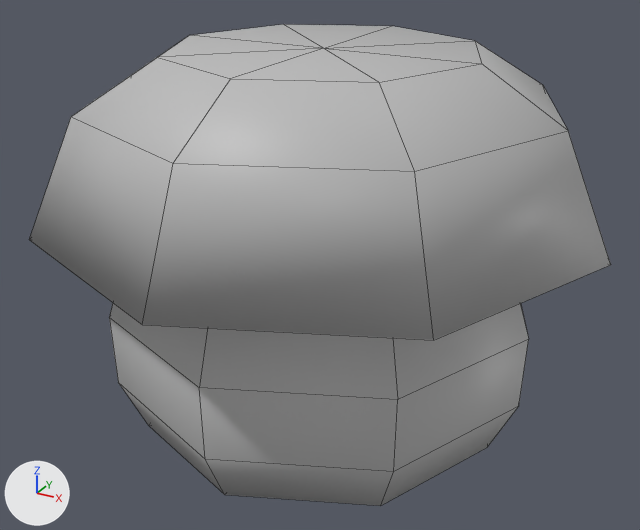
Two versions of the FBX model Assets/Art/Environment/Flora/Models/BouncyMushroom.fbx, one commit apart.
Rendered twice from a 50 mm lens placed at (0.01105, -0.02028, 0.01452), pointed at (0.0001, -0.00037, 0.00456). The lights are fixed; the arrows at lower left show +X, +Y and +Z. Mesh edges are drawn as thin lines. Where no turn or scale is listed for an object, it has been applied to the vertices.

Objects in the first picture: 'group3_pCylinder1'.
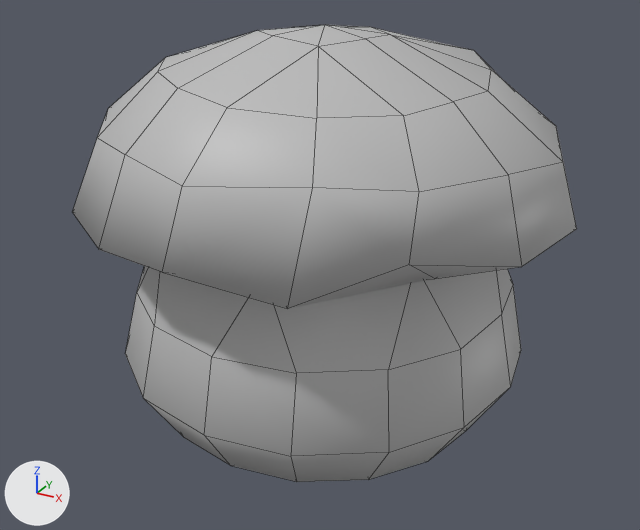
What differs and where, as boxes [x1, y1, x2, y2] in the pictures (640 x 530 px):
'group3_pCylinder1', reshaped (13% narrower)
    before: [29, 24, 611, 506]
    after: [72, 25, 577, 482]
part 1 of me_mesh, rebuilt
    before: [109, 303, 529, 506]
    after: [125, 266, 521, 482]
part 2 of me_mesh, rebuilt (13% narrower, 10% shorter)
    before: [29, 24, 611, 340]
    after: [72, 25, 577, 308]

The edits, one by one:
me_mesh is used by ob_group3_pcylinder1; location (0.0, 0.0, 0.0).
me_mesh had 60 vertices, 72 faces and spanned x -0.0078..0.0078, y -0.0078..0.0078, z 0.0..0.0105.
me_mesh now has 130 vertices, 147 faces and spans x -0.0067..0.0068, y -0.0067..0.0066, z -0.0003..0.0111.
me_mesh part 1: the loose piece of 34 vertices spanning x -0.006..0.006, y -0.006..0.006, z 0.0..0.0086 is rebuilt with 64 vertices and now spans x -0.0057..0.0056, y -0.0057..0.0057, z -0.0003..0.0062.
me_mesh part 2: the loose piece of 26 vertices spanning x -0.0078..0.0078, y -0.0078..0.0078, z 0.006..0.0105 is rebuilt with 66 vertices and now spans x -0.0067..0.0068, y -0.0067..0.0066, z 0.0057..0.0111.
